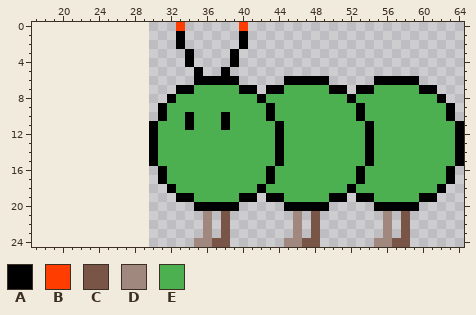
File history of a sprite sheet, images/radioCatepillar-1.png. The picture above was drawn from the file before the commit.
The file is 35x25 pixels. Shown: x 17..64, y 0..24. The old version is drawn lined up with the new one, on the new canvas.
Palette (. is transparent): A #000000  B #ff3d00  C #795548  D #a1887f  E #4caf50
And afterwards:
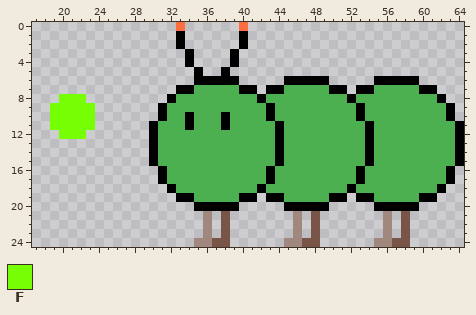
Colours new in this view: F #76ff03
Commit: Adds spitball to radioactive catepillar
From old to new:
canvas 35x25 -> 65x25, the old top-left corner now at 30,0
colour B: #ff3d00 -> #ff6e40
y 8: x 20..22 ... -> FFF
y 9..11: x 19..23 ..... -> FFFFF
y 12: x 20..22 ... -> FFF
Where, in picture pixels (left, top, right, bottom), the same in both pictures:
changed: (176, 22, 185, 31)
changed: (239, 22, 248, 31)
added: (50, 94, 95, 139)
